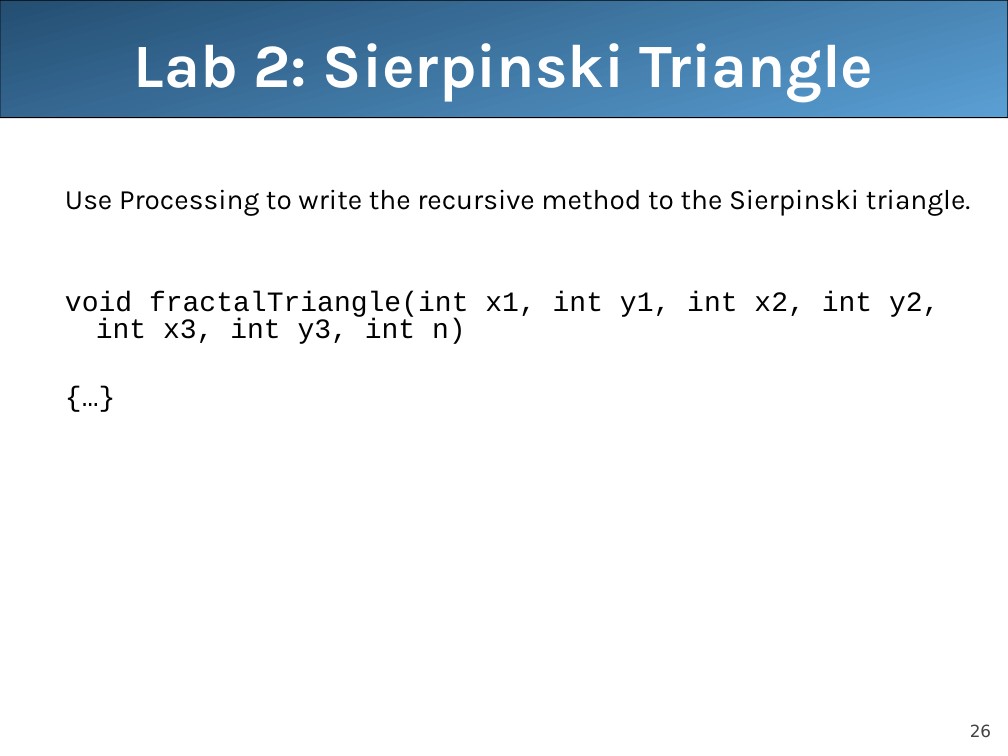
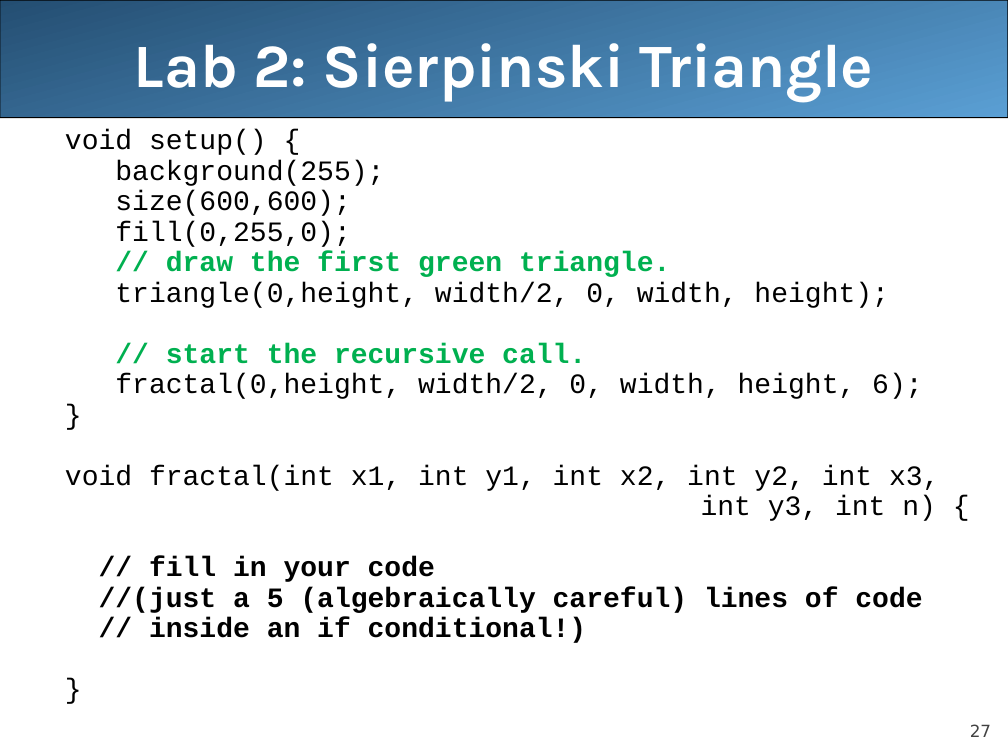
Before and after one commit to LongBaoNguyen/longbaonguyen.github.io, a slide deck: slide 27 of courses/apcsa/lecture23.ppt (slide 26 before the commit). Drawn at 1008x756 pixels with LibreOffice and Linux fonts; fonts in the diff are those of the drawing. Boxes give left, top, right and bottom in pixels: in the first picture for what was removed or moved away, otherwise in the second. Text is boxed around its words. In the diff, an @@ line names an element or a change of style, - is before the commit and + after.

```diff
--- a/courses/apcsa/lecture23.ppt
+++ b/courses/apcsa/lecture23.ppt
@@ text at (65,130,939,643): text changed @@
-  Use Processing to write the recursive method to the Sierpinski triangle.
-  void fractalTriangle(int x1, int y1, int x2, int y2, int x3, int y3, int n)
-  {…}
+  void setup() {
+  background(255);
+  size(600,600);
+  fill(0,255,0);
+  // draw the first green triangle.
+  triangle(0,height, width/2, 0, width, height);
+  // start the recursive call.
+  fractal(0,height, width/2, 0, width, height, 6);
+  }
+  void fractal(int x1, int y1, int x2, int y2, int x3,
+  int y3, int n) {
+  // fill in your code
+  //(just a 5 (algebraically careful) lines of code
+  // inside an if conditional!)
+  }
@@ page number at (970,724,991,737): text changed @@
-26
+27
```
Also in this commit, not shown: 1 other slide changed, 2 slides added, 2 slides removed, 6 other files.
